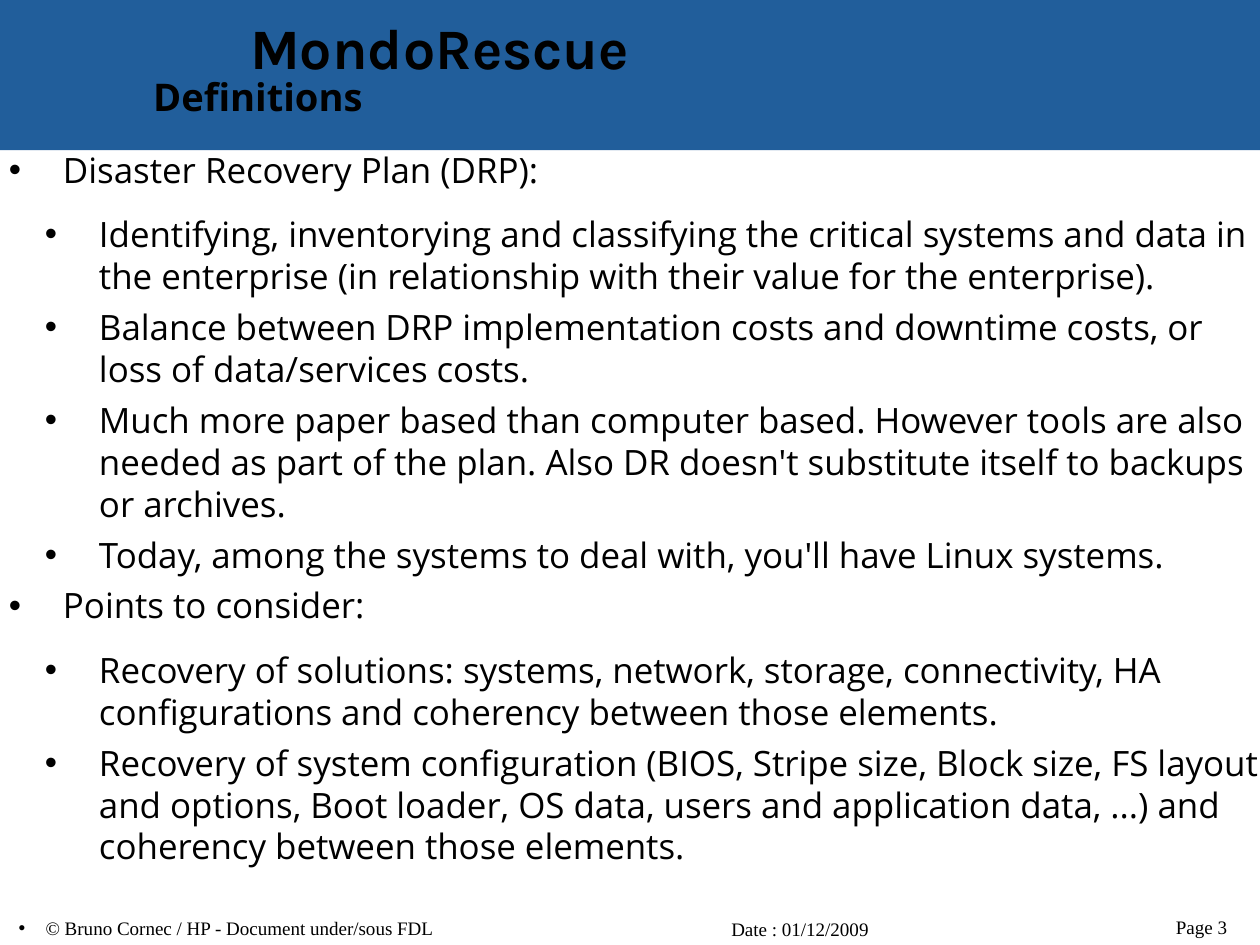
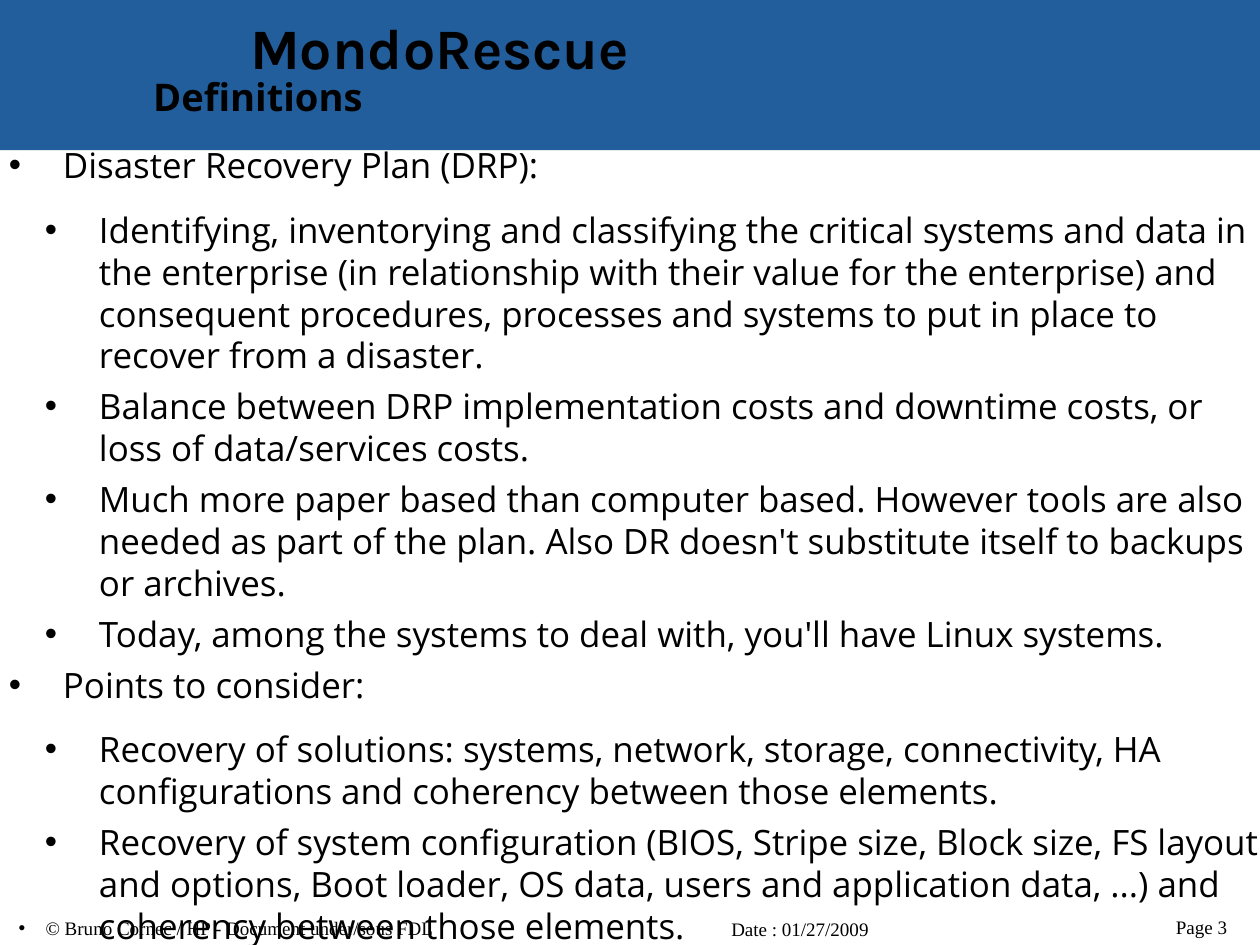
Before and after one commit to vir/mondo-rescue, a slide deck: slide 3 of mondo-doc/mondo-presentation.odp. Drawn at 1260x945 pixels with LibreOffice and Linux fonts; fonts in the diff are those of the drawing; background and template pictures are left out. Boxes give left, top, right and bottom in pixels: in the first picture for what was removed or moved away, otherwise in the second. Text is boxed around its words. In the diff, an @@ line names an element or a change of style, - is before the commit and + after.

Commit message:
- Improve the pres for DR definition

```diff
--- a/mondo-doc/mondo-presentation.odp
+++ b/mondo-doc/mondo-presentation.odp
@@ text at <box>99,216,1246,369</box>: text changed @@
-  • Identifying, inventorying and classifying the critical systems and data in the enterprise (in relationship with their value for the enterprise).
+  • Identifying, inventorying and classifying the critical systems and data in the enterprise (in relationship with their value for the enterprise) and consequent procedures, processes and systems to put in place to recover from a disaster.
@@ text at <box>731,923,869,937</box>: text changed @@
-Date : 01/12/2009
+Date : 01/27/2009
```
Also in this commit, not shown: 19 other slides changed, 1 other file.
